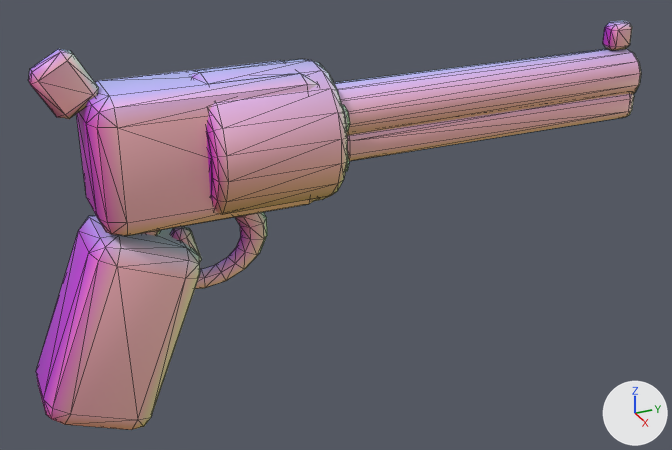
An edit to the glTF model game/assets/models/weapons/wpn_revolver.glb, drawn before and after from the same camera.
Before and after are seen from a 50 mm lens placed at (0.2203, -0.0471, 0.1107), pointed at (0.0, 0.052, 0.0006). Arrows for +X, +Y and +Z are at lower right; the lights stay in place. The older version comes first. Mesh edges are drawn as thin lines. Where no turn or scale is listed for an object, it has been applied to the vertices. Vertices at exactly the same position are counted once.

The first picture shows 'wpn_revolver_mesh'.
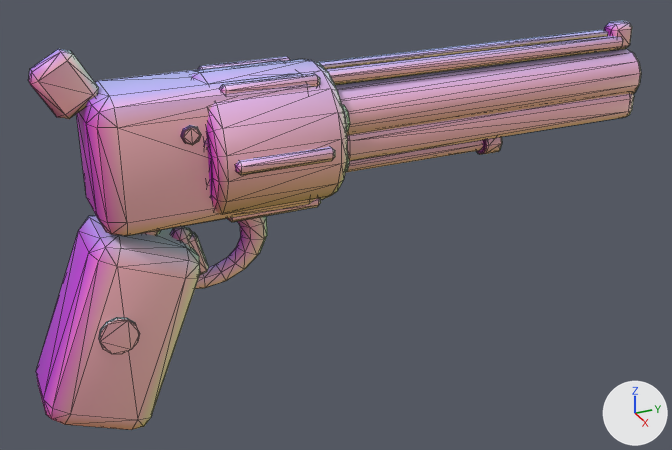
Changed parts and their boxes (x1, y1, x2, y2) in the pictures (672 x 450 px):
part 1 of me_wpn_revolver_mesh, added (brown)
    after: (99, 317, 139, 354)
part 2 of me_wpn_revolver_mesh, added
    after: (190, 232, 209, 275)
part 3 of me_wpn_revolver_mesh, added
    after: (318, 30, 608, 69)
part 4 of me_wpn_revolver_mesh, added
    after: (181, 35, 623, 222)

The edits, one by one:
me_wpn_revolver_mesh is used by ob_wpn_revolver_mesh; location (0.0, 0.0, 0.0).
me_wpn_revolver_mesh had 656 vertices, 1252 faces and spanned x -0.019..0.019, y -0.034..0.152, z -0.044..0.058.
me_wpn_revolver_mesh now has 1192 vertices, 2240 faces and spans x -0.021..0.021, y -0.034..0.152, z -0.044..0.058.
me_wpn_revolver_mesh part 1: a new loose piece, a 12-sided cylinder along x spanning x 0.0131..0.0145, y -0.019..-0.009, z -0.017..-0.007, in mat_m_metal.
me_wpn_revolver_mesh part 2: the loose piece of 24 vertices spanning x -0.003..0.003, y 0.004..0.012, z -0.005..0.009 is copied, and the copy is moved by (0.0, 0.002, -0.002); it spans x -0.002..0.002, y 0.006..0.014, z -0.006..0.006.
me_wpn_revolver_mesh part 3: a new loose piece, a box spanning x -0.0015..0.0015, y 0.04..0.14, z 0.0467..0.0479, in mat_m_flat.
me_wpn_revolver_mesh part 4: 360 vertices added at x -0.021..0.021, y 0.006..0.145, z 0.012..0.048.
Other edits to the shape of me_wpn_revolver_mesh do not show in these pictures.
